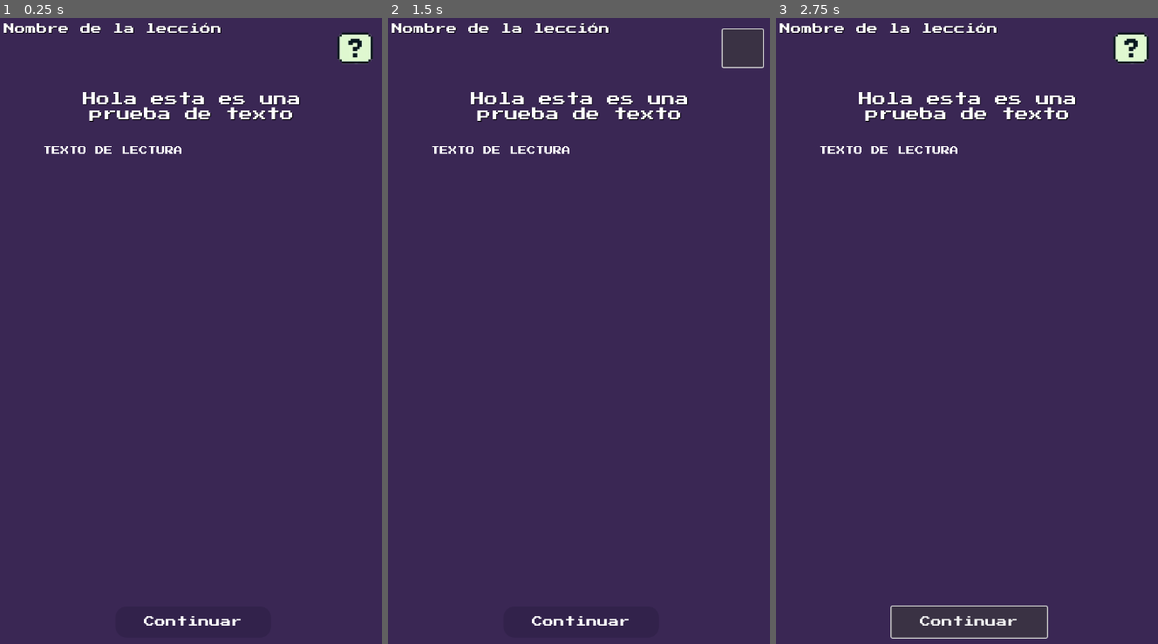
Above: before the commit, frames 1-3 (left to right).
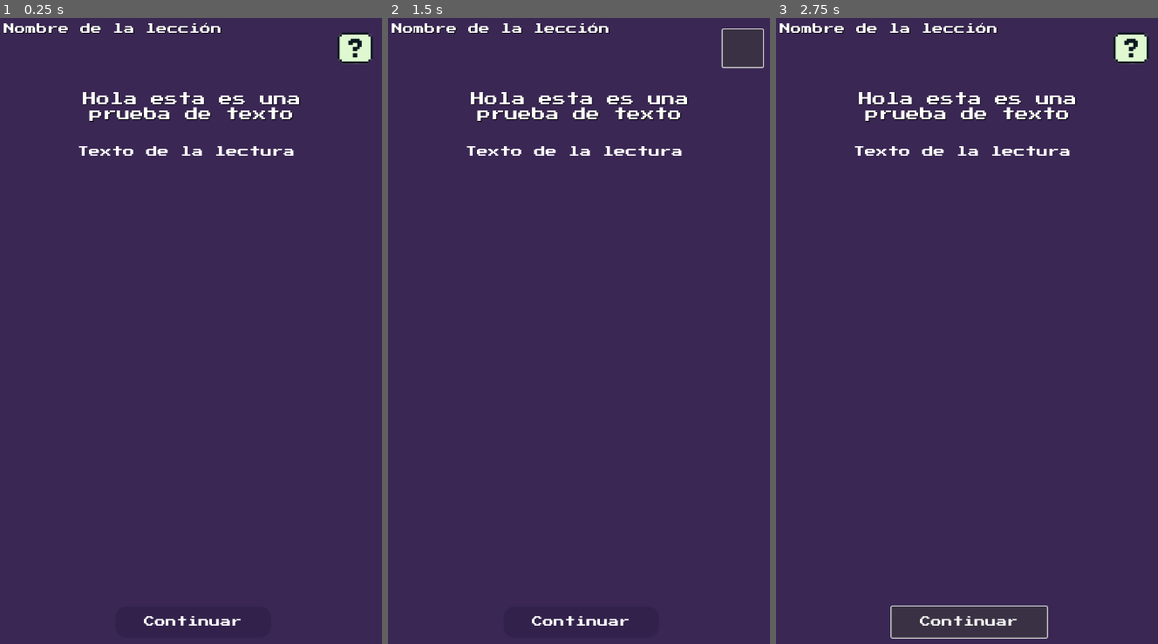
Above: after the commit, the same moments.

Repository: TonyCast2005/Galileo
Game: Godot game, scene res://escenas/Tipos_preguntas/Lectura/Lectura.tscn
Two runs of this game, one before a commit and one after it. Both use one fixed random seed, a clock stepped at 60 frames per second and the inputs below. This scene is started directly instead of the project's main scene.
Inputs (mouse positions are in pixels of both pictures, inside the frame that each line leads up to):
- Up to frame 1 (0.25 s): no input
- Up to frame 2 (1.5 s): click "Continuar" at 0.5 s; click (743, 49) at 1.25 s
- Up to frame 3 (2.75 s): click "Continuar" at 2 s

The runs differ from the first frame. In frame 1, 0.5% of the frame differs, in the area x 11-77%, y 20-23%; in frame 2, 0.5%; in frame 3, 0.5%.

Commit message:
lo mismo que respaldo Renata

Diff:
--- a/galileo/Tipos_preguntas/Examen.tscn
+++ b/galileo/Tipos_preguntas/Examen.tscn
@@ -1,8 +1,4 @@
-[gd_scene load_steps=6 format=3 uid="uid://dayfcu0lj7vlt"]
-
-[ext_resource type="Script" path="res://Scripts/TestUbicacion/Examen/examen.gd" id="1_07q00"]
-[ext_resource type="Texture2D" path="res://assets/sprites/globoTexto .png" id="2_x3dmk"]
-[ext_resource type="Texture2D" path="res://assets/sprites/ui/Galileo/boca alargada ojos cerrados.png" id="3_yt658"]
+[gd_scene load_steps=3 format=3 uid="uid://dayfcu0lj7vlt"]
 
 [sub_resource type="StyleBoxFlat" id="StyleBoxFlat_mlo1n"]
 border_width_left = 5
@@ -29,7 +25,6 @@
 anchor_bottom = 1.0
 grow_horizontal = 2
 grow_vertical = 2
-script = ExtResource("1_07q00")
 
 [node name="ColorRect" type="ColorRect" parent="."]
 layout_mode = 1
@@ -90,7 +85,6 @@
 offset_top = -187.0
 offset_right = 611.0
 offset_bottom = 50.0
-texture = ExtResource("2_x3dmk")
 
 [node name="LabelRetroalimentacion" type="Label" parent="PanelRetroalimentacion"]
 layout_mode = 0
@@ -110,7 +104,6 @@
 offset_top = -46.0
 offset_right = 316.0
 offset_bottom = 210.0
-texture = ExtResource("3_yt658")
 
 [node name="BotonSiguiente" type="Button" parent="PanelRetroalimentacion"]
 layout_mode = 0
--- /dev/null
+++ b/galileo/VentanaEmergente.tscn
@@ -0,0 +1,60 @@
+[gd_scene load_steps=4 format=3 uid="uid://o4wq4d2xsx57"]
+
+[ext_resource type="Texture2D" path="res://assets/sprites/ui/ventana.png" id="1_qi7uh"]
+
+[sub_resource type="StyleBoxFlat" id="StyleBoxFlat_s138y"]
+bg_color = Color(0.435294, 0.74902, 0.243137, 1)
+corner_radius_top_left = 40
+corner_radius_top_right = 40
+corner_radius_bottom_right = 40
+corner_radius_bottom_left = 40
+
+[sub_resource type="StyleBoxFlat" id="StyleBoxFlat_ewuq0"]
+bg_color = Color(0.745098, 0.152941, 0.380392, 1)
+corner_radius_top_left = 40
+corner_radius_top_right = 40
+corner_radius_bottom_right = 40
+corner_radius_bottom_left = 40
+
+[node name="Control" type="Control"]
+layout_mode = 3
+anchors_preset = 15
+anchor_right = 1.0
+anchor_bottom = 1.0
+grow_horizontal = 2
+grow_vertical = 2
+
+[node name="Ventana" type="Sprite2D" parent="."]
+position = Vector2(353, 630)
+scale = Vector2(0.555888, 0.52993)
+texture = ExtResource("1_qi7uh")
+
+[node name="TextoVentana" type="Label" parent="Ventana"]
+offset_left = -437.0
+offset_top = -223.0
+offset_right = 446.0
+offset_bottom = 38.0
+theme_override_colors/font_color = Color(0, 0, 0, 1)
+theme_override_font_sizes/font_size = 35
+text = "HOLA PRUEBA"
+horizontal_alignment = 1
+vertical_alignment = 1
+autowrap_mode = 2
+
+[node name="Aceptar" type="Button" parent="."]
+layout_mode = 0
+offset_left = 138.0
+offset_top = 671.0
+offset_right = 283.0
+offset_bottom = 738.0
+theme_override_styles/normal = SubResource("StyleBoxFlat_s138y")
+text = "Aceptar"
+
+[node name="Cancelar" type="Button" parent="."]
+layout_mode = 0
+offset_left = 415.0
+offset_top = 672.0
+offset_right = 560.0
+offset_bottom = 739.0
+theme_override_styles/normal = SubResource("StyleBoxFlat_ewuq0")
+text = "Cancelar"
--- /dev/null
+++ b/galileo/escenas/TestUbicacion/Instrucciones.tscn
@@ -0,0 +1,57 @@
+[gd_scene load_steps=5 format=3 uid="uid://kcyilinq4jcx"]
+
+[ext_resource type="Script" uid="uid://bcxkpsldudoor" path="res://Scripts/TestUbicacion/Instrucciones/Instucciones.gd" id="1_rumnk"]
+[ext_resource type="Texture2D" uid="uid://cjum5jl505mim" path="res://assets/sprites/ui/Galileo/Galileo Base.png" id="2_a02lt"]
+[ext_resource type="Texture2D" uid="uid://feyahj0mae46" path="res://assets/sprites/globoTexto .png" id="2_brpxg"]
+
+[sub_resource type="StyleBoxFlat" id="StyleBoxFlat_a02lt"]
+bg_color = Color(0.211765, 0.12549, 0.290196, 0.701961)
+corner_radius_top_left = 20
+corner_radius_top_right = 20
+corner_radius_bottom_right = 20
+corner_radius_bottom_left = 20
+
+[node name="Instrucciones" type="Node2D"]
+script = ExtResource("1_rumnk")
+
+[node name="ColorRect" type="ColorRect" parent="."]
+offset_left = -6.0
+offset_top = 3.0
+offset_right = 721.0
+offset_bottom = 1279.0
+color = Color(0.407843, 0.0784314, 0.486275, 0.156863)
+
+[node name="Sprite2D" type="Sprite2D" parent="."]
+position = Vector2(222, 762)
+scale = Vector2(1.17188, 1.26953)
+texture = ExtResource("2_a02lt")
+
+[node name="NinePatchRect" type="NinePatchRect" parent="."]
+offset_left = 151.0
+offset_top = 261.0
+offset_right = 599.0
+offset_bottom = 730.0
+texture = ExtResource("2_brpxg")
+
+[node name="TextoInstrucciones" type="Label" parent="NinePatchRect"]
+layout_mode = 0
+offset_left = 76.0
+offset_top = 149.0
+offset_right = 372.0
+offset_bottom = 328.0
+theme_override_colors/font_color = Color(0, 0, 0, 1)
+theme_override_colors/font_shadow_color = Color(0, 0, 0, 1)
+theme_override_font_sizes/font_size = 29
+text = "Hola esta es una prueba de texto"
+autowrap_mode = 2
+
+[node name="comenzar" type="Button" parent="."]
+offset_left = 204.0
+offset_top = 923.0
+offset_right = 485.0
+offset_bottom = 994.0
+theme_override_font_sizes/font_size = 26
+theme_override_styles/normal = SubResource("StyleBoxFlat_a02lt")
+text = "SIGUIENTE"
+
+[connection signal="pressed" from="comenzar" to="." method="_on_comenzar_pressed"]
--- a/galileo/escenas/Tipos_preguntas/Lectura/Lectura.tscn
+++ b/galileo/escenas/Tipos_preguntas/Lectura/Lectura.tscn
@@ -30,6 +30,7 @@
 color = Color(0.227451, 0.152941, 0.329412, 1)
 
 [node name="TextoPregunta" type="Label" parent="."]
+layout_mode = 0
 offset_left = 66.0
 offset_top = 73.0
 offset_right = 638.0
@@ -43,6 +44,7 @@
 autowrap_mode = 2
 
 [node name="NombreLección" type="Label" parent="."]
+layout_mode = 0
 offset_left = 7.0
 offset_top = 10.0
 offset_right = 579.0
@@ -55,18 +57,22 @@
 
 [node name="ScrollContainer" type="ScrollContainer" parent="."]
 layout_mode = 0
-offset_left = 79.0
+offset_left = 77.0
 offset_top = 235.0
 offset_right = 636.0
 offset_bottom = 1043.0
 
-[node name="Texto" type="Label" parent="ScrollContainer"]
+[node name="textoLectura" type="Label" parent="ScrollContainer"]
+custom_minimum_size = Vector2(550, 800)
 layout_mode = 2
-text = "TEXTO DE LECTURA"
-horizontal_alignment = 3
-vertical_alignment = 3
+theme_override_colors/font_color = Color(1, 1, 1, 1)
+theme_override_font_sizes/font_size = 21
+text = "Texto de la lectura "
+horizontal_alignment = 1
+autowrap_mode = 2
 
 [node name="Continuar" type="Button" parent="."]
+layout_mode = 0
 offset_left = 212.0
 offset_top = 1080.0
 offset_right = 497.0
--- a/galileo/escenas/usuario/Perfil/EditarPerfil.tscn
+++ b/galileo/escenas/usuario/Perfil/EditarPerfil.tscn
@@ -39,6 +39,7 @@
 color = Color(0.133333, 0.156863, 0.211765, 1)
 
 [node name="FotoPerfil" type="TextureRect" parent="."]
+layout_mode = 0
 offset_left = 182.0
 offset_top = 67.0
 offset_right = 527.0
@@ -47,6 +48,7 @@
 expand_mode = 2
 
 [node name="EditarPerfil" type="Button" parent="."]
+layout_mode = 0
 offset_left = 573.0
 offset_top = 39.0
 offset_right = 682.0
@@ -54,6 +56,7 @@
 theme_override_styles/normal = SubResource("StyleBoxTexture_b45wd")
 
 [node name="NombreUsuario" type="Label" parent="."]
+layout_mode = 0
 offset_left = 142.0
 offset_top = 538.0
 offset_right = 604.0
@@ -64,6 +67,7 @@
 vertical_alignment = 1
 
 [node name="contraseña" type="Label" parent="."]
+layout_mode = 0
 offset_left = 145.0
 offset_top = 639.0
 offset_right = 607.0
@@ -74,6 +78,7 @@
 vertical_alignment = 1
 
 [node name="fotoPerfil" type="Label" parent="."]
+layout_mode = 0
 offset_left = 136.0
 offset_top = 452.0
 offset_right = 598.0
@@ -92,6 +97,7 @@
 theme_override_styles/normal = SubResource("StyleBoxTexture_fksbu")
 
 [node name="ed_nombre" type="Button" parent="."]
+layout_mode = 0
 offset_left = 79.0
 offset_top = 560.0
 offset_right = 136.0
@@ -99,6 +105,7 @@
 theme_override_styles/normal = SubResource("StyleBoxTexture_fksbu")
 
 [node name="ed_contraseña" type="Button" parent="."]
+layout_mode = 0
 offset_left = 178.0
 offset_top = 651.0
 offset_right = 235.0
